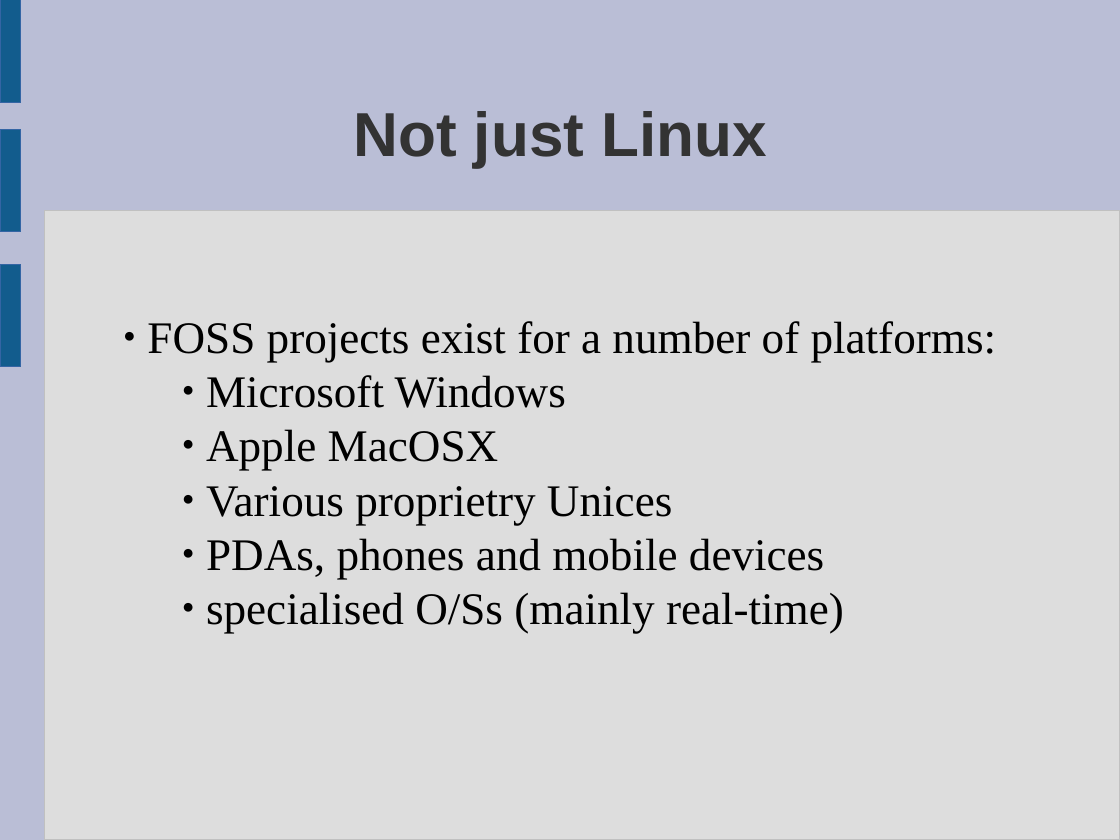
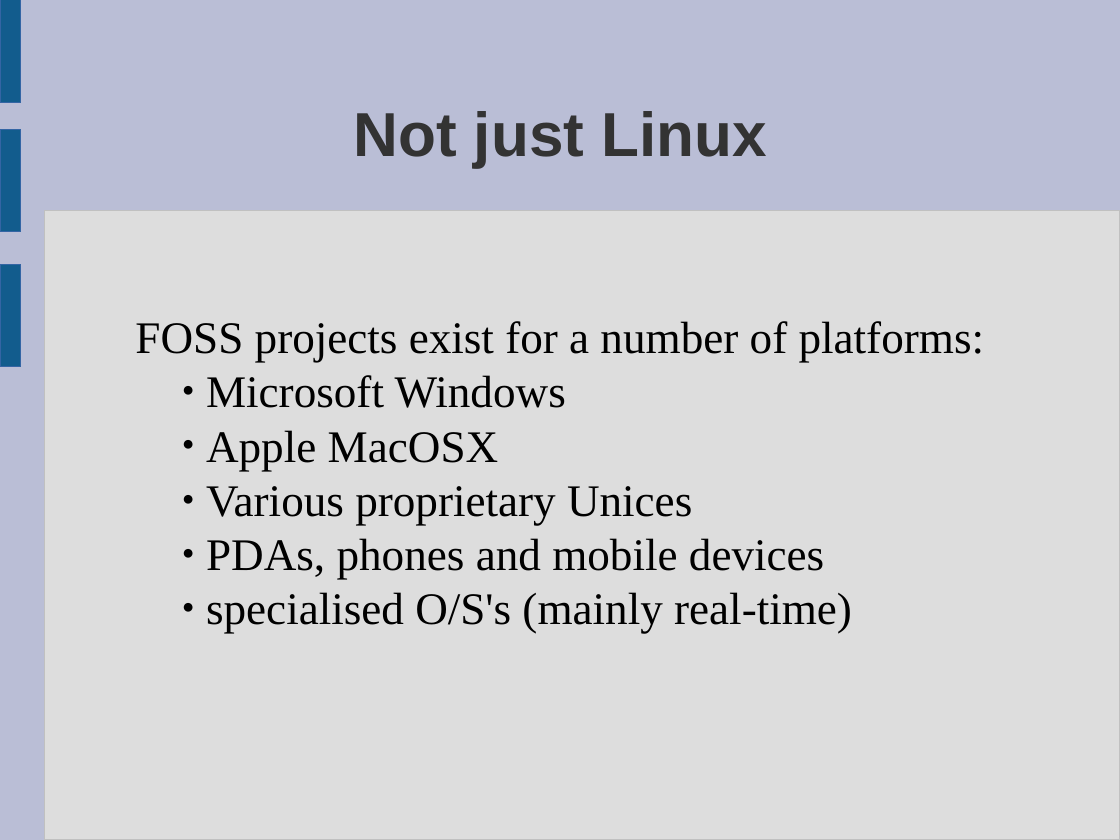
Before and after one commit to laurencesmart/comp8440, a slide deck: slide 2 of lectures/distros_devices.odp. Drawn at 1120x840 pixels with LibreOffice and Linux fonts; fonts in the diff are those of the drawing. Boxes give left, top, right and bottom in pixels: in the first picture for what was removed or moved away, otherwise in the second. Text is boxed around its words. In the diff, an @@ line names an element or a change of style, - is before the commit and + after.

```diff
--- a/lectures/distros_devices.odp
+++ b/lectures/distros_devices.odp
@@ subtitle "FOSS projects exist for a ...": place and size @@
-subtitle "FOSS projects exist for a ..." at [147,321,997,633]
+subtitle "FOSS projects exist for a ..." at [135,321,985,633]
@@ subtitle at [135,321,985,362]: bullet ● to none @@
@@ subtitle at [206,486,692,525]: text changed @@
-● Various proprietry Unices
+● Various proprietary Unices
@@ subtitle at [206,592,852,633]: text changed @@
-● specialised O/Ss (mainly real-time)
+● specialised O/S's (mainly real-time)
```
Also in this commit, not shown: 9 other slides changed, 10 other files.
